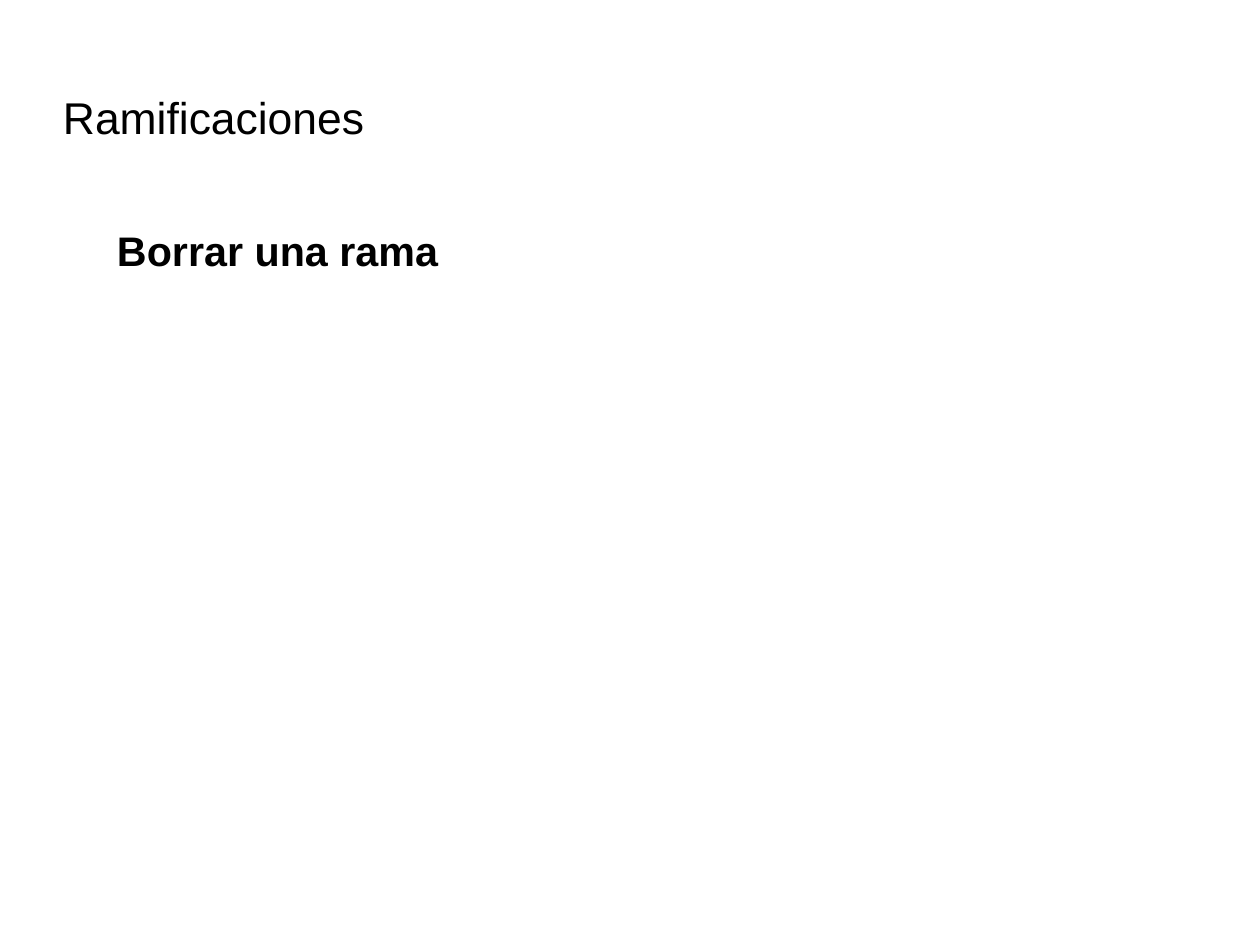
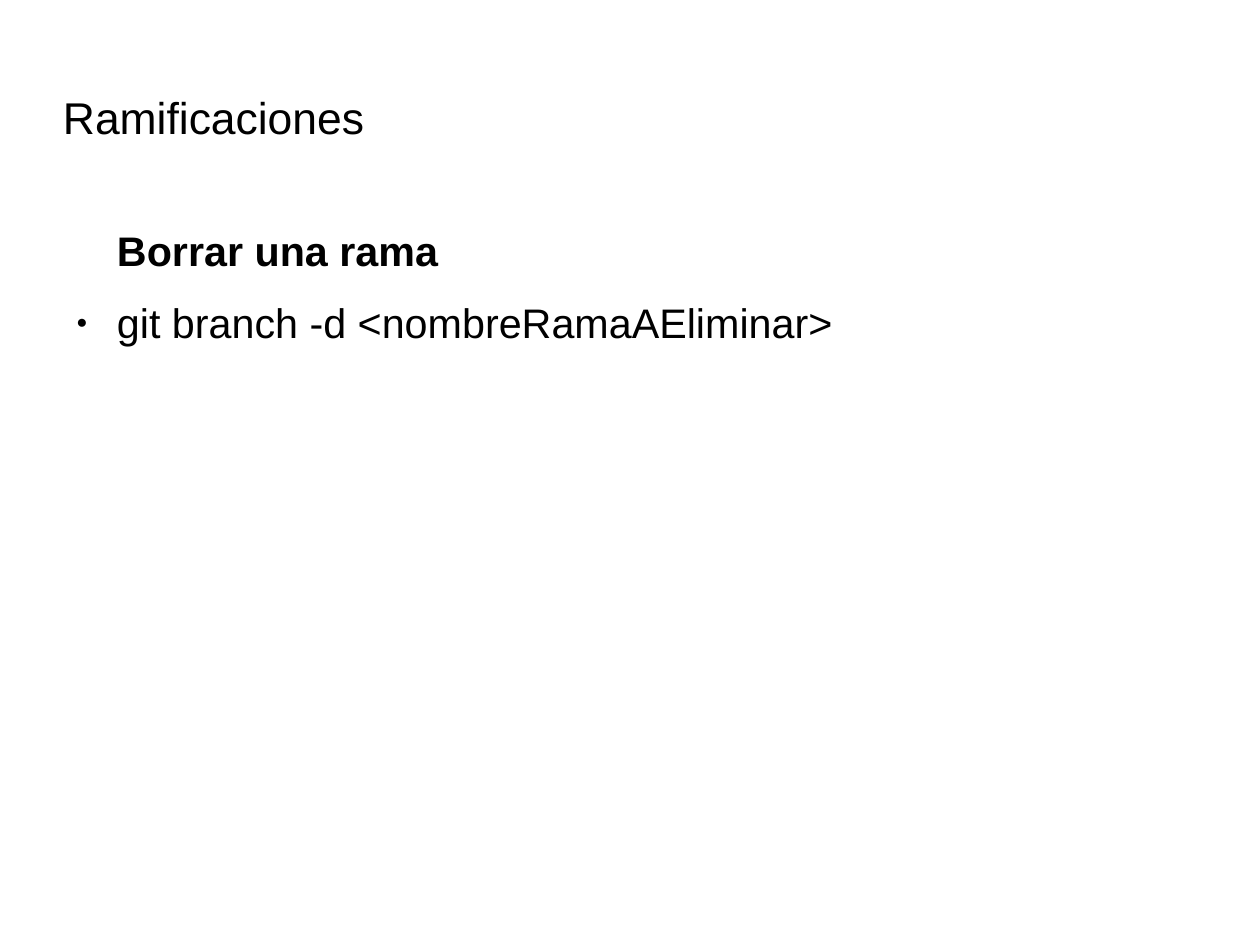
Before and after one commit to IllanPedro/Hardware, a slide deck: slide 47 of CursoGIT,GITHUB,SOURCETREE/Precentacion_Git.odp. Drawn at 1260x945 pixels with LibreOffice and Linux fonts; fonts in the diff are those of the drawing; background and template pictures are left out. Boxes give left, top, right and bottom in pixels: in the first picture for what was removed or moved away, otherwise in the second. Text is boxed around its words. In the diff, an @@ line names an element or a change of style, - is before the commit and + after.

```diff
--- a/CursoGIT,GITHUB,SOURCETREE/Precentacion_Git.odp
+++ b/CursoGIT,GITHUB,SOURCETREE/Precentacion_Git.odp
@@ text at box(117, 308, 833, 346): paragraph added @@
+● git branch -d <nombreRamaAEliminar>
```
Also in this commit, not shown: 1 other slide changed.
